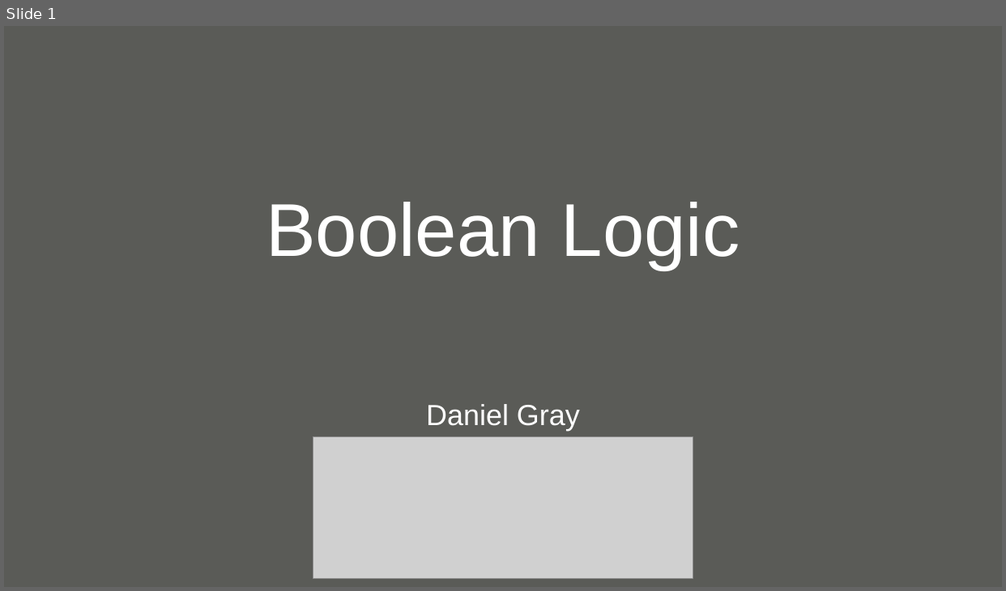
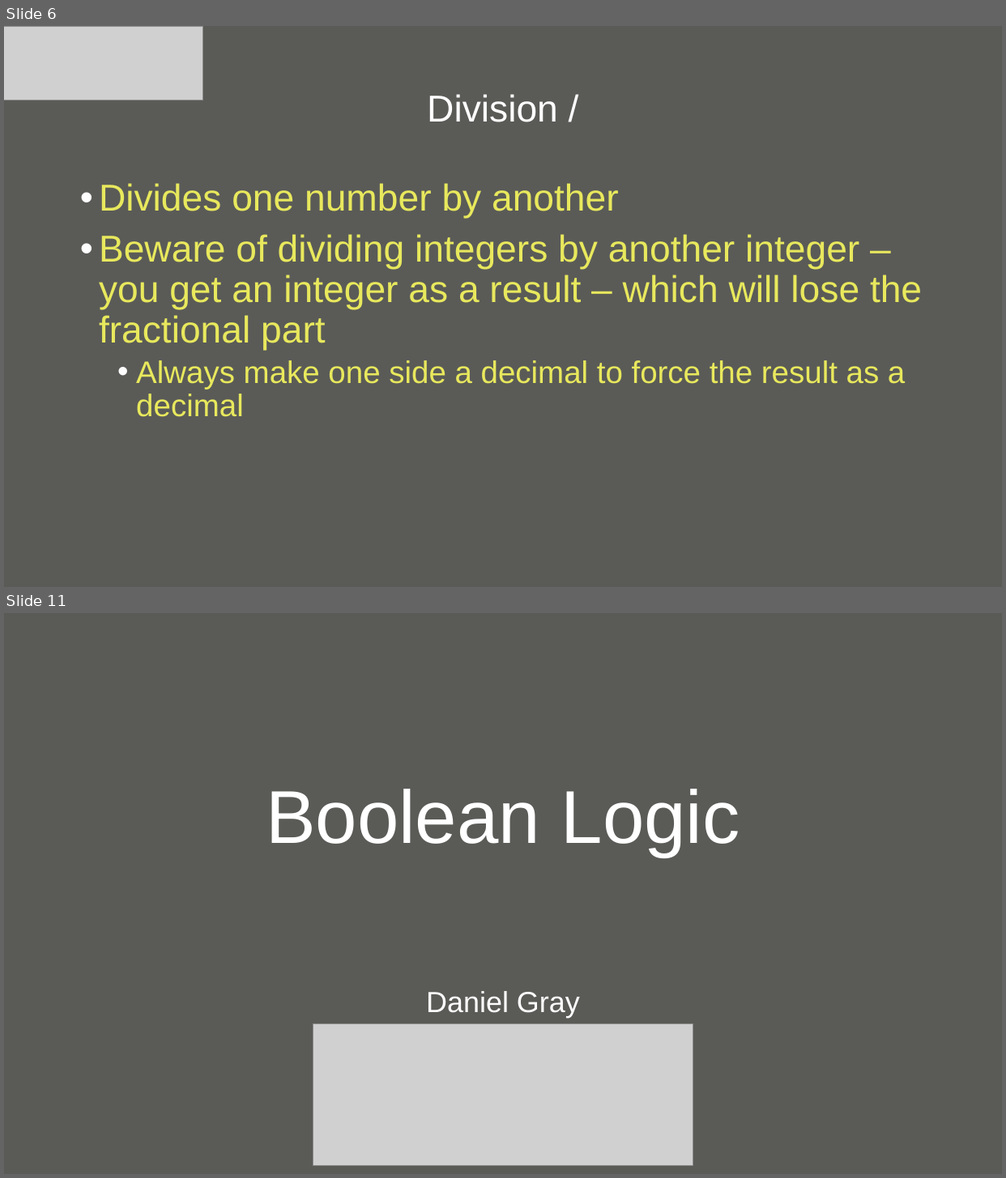
Before and after one commit to null-loop/net-training, a slide deck: CSharpAndDotNet-Part3.odp. Shown one above the other, each under a label of ours: slide 1 before the commit, slides 6 and 11 after it; the slides between them are not shown. The pictures are 1006x591 and 1006x1178 pixels, drawn with LibreOffice and Linux fonts; fonts in the diff are those of the drawing; grey boxes stand for pictures; background and template pictures are left out. Boxes give left, top, right and bottom in pixels: in the first picture for what was removed or moved away, otherwise in the second. Text is boxed around its words. In the diff, an @@ line names an element or a change of style, - is before the commit and + after.

```diff
--- a/CSharpAndDotNet-Part3.odp
+++ b/CSharpAndDotNet-Part3.odp
@@ slide 6 added at [4,26,1002,587], background #5A5B57 @@
@@ picture added at [4,26,203,100] @@
@@ title added at [427,94,558,122], 36 pt, text #FFFFFF @@
+Division /
@@ text added at [99,183,922,417], 36 pt, text #E8E85D @@
+• Divides one number by another
+• Beware of dividing integers by another integer – you get an integer as a result – which will lose the fractional part
+  • Always make one side a decimal to force the result as a decimal
@@ what was slide 1 is now slide 11 @@
```
Also in this commit, not shown: 9 other slides added, 7 other files.
